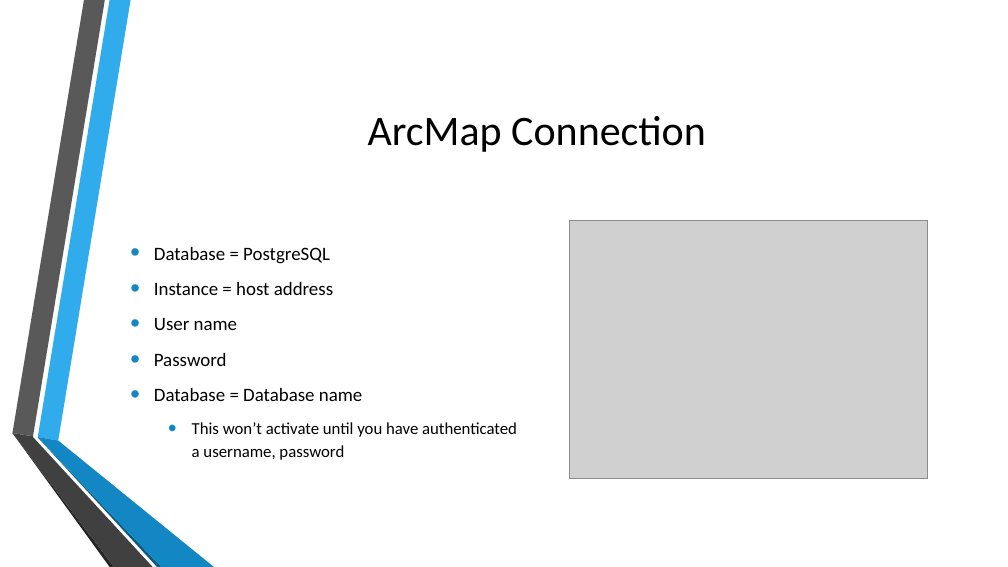
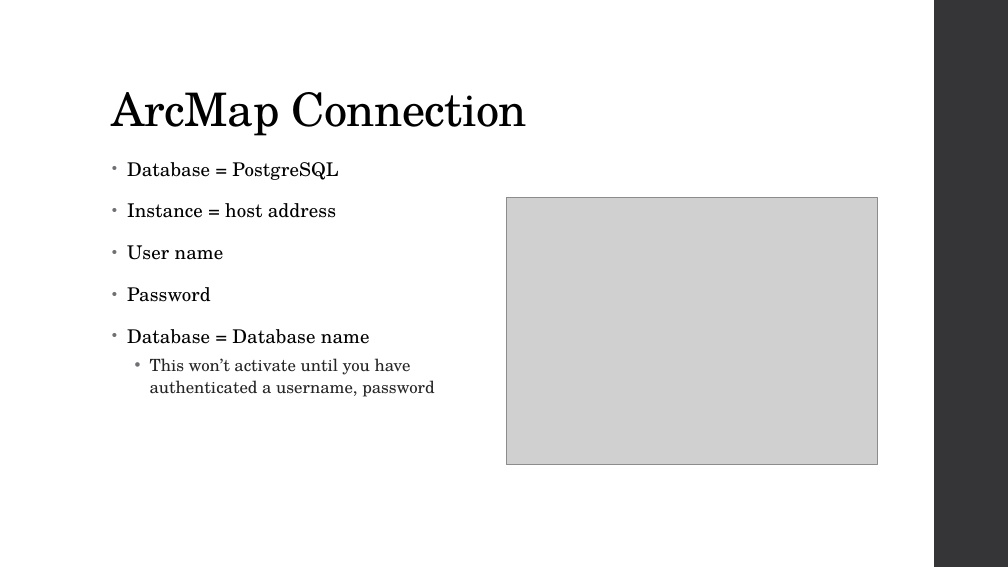
Before and after one commit to MGIS-UMN/GIS5577_week5, a slide deck: slide 34 of Spatial_Databases.odp. Drawn at 1008x567 pixels with LibreOffice and Linux fonts; fonts in the diff are those of the drawing; grey boxes stand for pictures; background and template pictures are left out. Boxes give left, top, right and bottom in pixels: in the first picture for what was removed or moved away, otherwise in the second. Text is boxed around its words. In the diff, an @@ line names an element or a change of style, - is before the commit and + after.

```diff
--- a/Spatial_Databases.odp
+++ b/Spatial_Databases.odp
@@ freeform shape added at (x1=934, y1=0, x2=1008, y2=567), fill #353537 @@
@@ title "ArcMap Connection" moved from (x1=368, y1=116, x2=706, y2=152) to (x1=112, y1=92, x2=527, y2=136) @@
@@ title "ArcMap Connection" at (x1=112, y1=92, x2=527, y2=136): size 40 to 44 pt, font Calibri to TeX Gyre Schola, letter spacing 0 to -0.5 pt; alignment centre to left; line spacing 1 to 0.9; vertical alignment middle to bottom @@
@@ text "Database = PostgreSQL" moved from (x1=154, y1=247, x2=517, y2=460) to (x1=127, y1=162, x2=434, y2=397) @@
@@ text "Database = PostgreSQL" at (x1=127, y1=162, x2=434, y2=397): font Calibri to TeX Gyre Schola; letter spacing 0 to 0.1 pt in "Database = PostgreSQL", "Instance = host address", "User name", "Password" and 1 more places; text colour #000000 to #262626 in "This won’t activate until you have authenticated ..."; indent changed; more space between paragraphs; bullet colour #1287C3 to #6F6F74; less space between paragraphs; vertical alignment middle to top @@
@@ picture resized from (x1=569, y1=221, x2=928, y2=479) to (x1=507, y1=197, x2=877, y2=464) @@
@@ group removed at (x1=12, y1=0, x2=214, y2=567): 6 freeform shapes @@
```
Also in this commit, not shown: 40 other slides changed.
